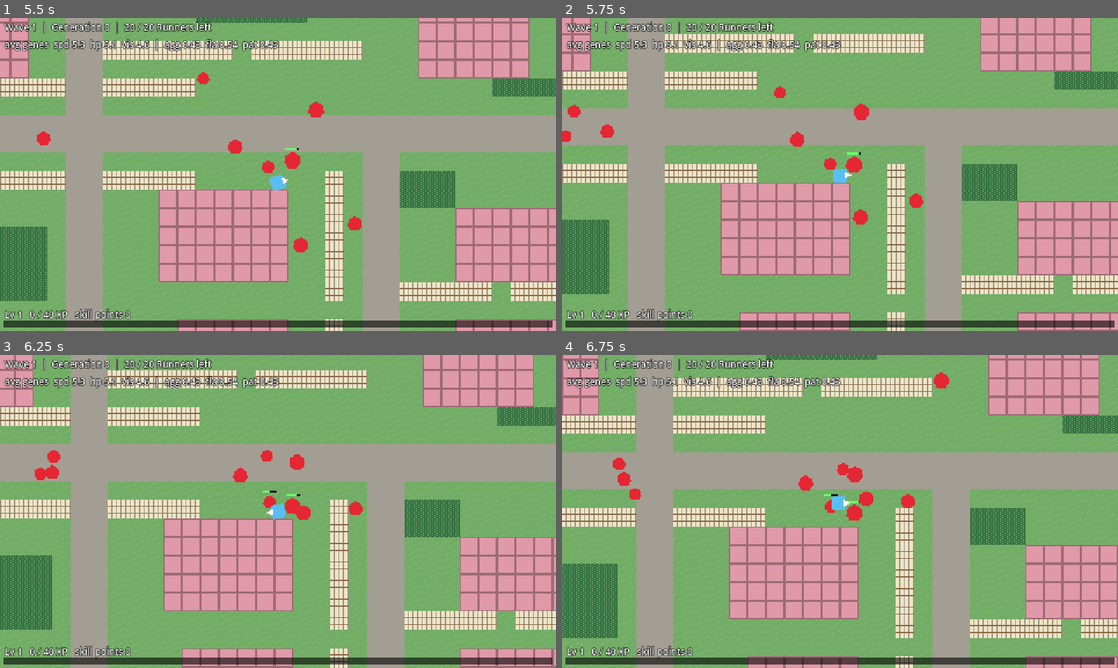
Above: before the commit, frames 1-4 (two rows, left to right).
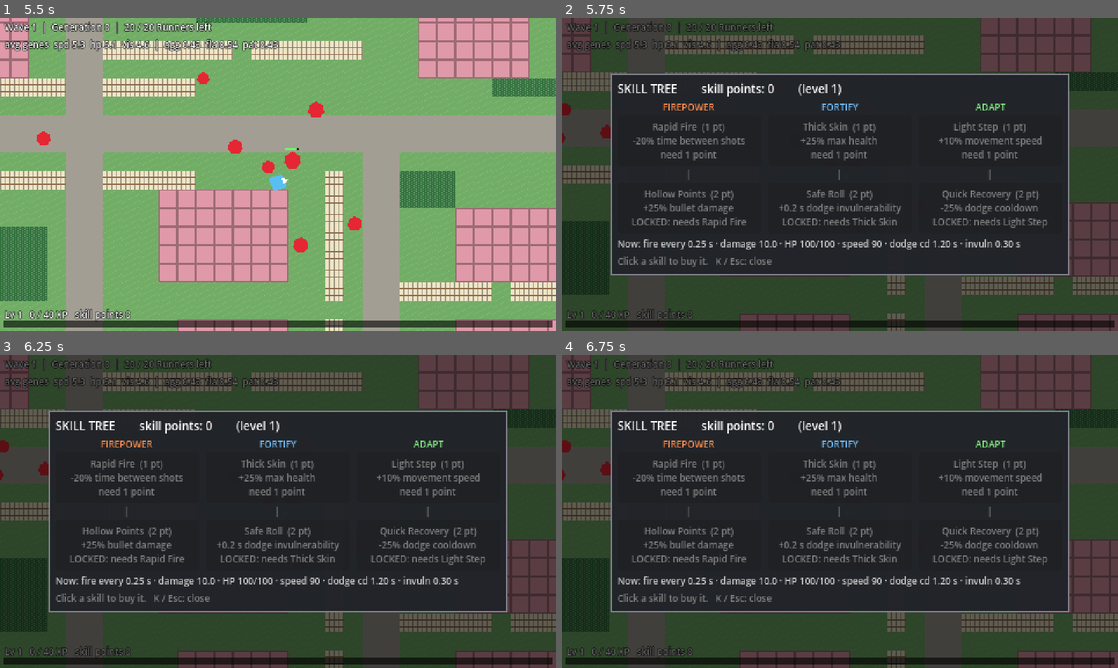
Above: after the commit, the same moments.

Repository: preritkothari16/amortia
Game: Godot game, scene res://world/main.tscn
Same seed, same stepped clock (60 frames per second), same inputs: the game is played once before the commit and once after it.
Inputs (mouse positions are in pixels of both pictures, inside the frame that each line leads up to):
- Up to frame 1 (5.5 s): tap Enter (ui_accept) at 0.5, 3.77, 3.8, 4.07 s; move the mouse to (400, 158) at 0.52 s; hold D (move_right) 0.53-1.25 s; hold Enter (ui_accept) 0.53-1.25 s; tap Space (dodge) at 0.6, 2.1 s; click (400, 158) at 0.67 s; drag from (166, 190) to (411, 143) at 1.27 s; move the mouse to (333, 105) at 2.02 s; hold D (move_right) 2.03-2.75 s; hold Enter (ui_accept) 2.03-2.75 s; drag from (250, 237) to (111, 127) at 2.77 s; move the mouse to (444, 221) at 3.52 s; hold A (move_left) 3.53-4.25 s; hold Shift 3.53-4.25 s; tap Escape (ui_cancel) at 4.15 s; drag from (111, 127) to (194, 96) at 4.27 s; move the mouse to (305, 174) at 5.02 s; hold S (move_down) from 5.03 s (still down); hold Enter (ui_accept) from 5.03 s (still down); tap Ctrl at 5.1 s; click (305, 174) at 5.17 s
- Up to frame 2 (5.75 s): keep holding S (move_down); keep holding Enter (ui_accept); tap K (skill_tree, bound only after the commit) at 5.65 s
- Up to frame 3 (6.25 s): release S (move_down) at 5.75 s; release Enter (ui_accept) at 5.75 s; tap A (move_left) at 5.75 s; drag from (194, 433) to (166, 527) at 5.77 s
- Up to frame 4 (6.75 s): tap A (move_left) at 6.5 s; move the mouse to (962, 495) at 6.52 s; hold W (move_up) from 6.53 s (still down); hold Enter (ui_accept) from 6.53 s (still down)

Frame 1 is identical in both runs. In frame 2, 100% of the frame differs, in the area x 0-100%, y 0-100%; in frame 3, 100%; in frame 4, 100%.

Commit message:
Add data-driven 6-node prototype skill tree
Two nodes each in Firepower, Fortify and Adapt, defined as SkillNode
resources in data/skills/. Each node changes one PlayerStats/WeaponStats
property; the player rebuilds its stats from the base data on purchase so
effects apply immediately. Prerequisites and point costs are enforced.
Greybox skill menu on K (pauses, works over the Wave Report). Player gets
max_health/health for the Fortify node (no damage source yet).

Co-Authored-By: Claude Opus 5.5 <noreply@anthropic.com>

Diff:
--- a/data/player_stats.tres
+++ b/data/player_stats.tres
@@ -4,6 +4,7 @@
 
 [resource]
 script = ExtResource("1_stats")
+max_health = 100.0
 move_speed = 90.0
 acceleration = 900.0
 friction = 1200.0
--- /dev/null
+++ b/data/skill_tree.tres
@@ -0,0 +1,14 @@
+[gd_resource type="Resource" script_class="SkillTree" load_steps=9 format=3]
+
+[ext_resource type="Script" path="res://entities/player/skills/skill_tree.gd" id="1_tree"]
+[ext_resource type="Script" path="res://entities/player/skills/skill_node.gd" id="8_node"]
+[ext_resource type="Resource" path="res://data/skills/rapid_fire.tres" id="2_rapid_fire"]
+[ext_resource type="Resource" path="res://data/skills/hollow_points.tres" id="3_hollow_points"]
+[ext_resource type="Resource" path="res://data/skills/thick_skin.tres" id="4_thick_skin"]
+[ext_resource type="Resource" path="res://data/skills/safe_roll.tres" id="5_safe_roll"]
+[ext_resource type="Resource" path="res://data/skills/light_step.tres" id="6_light_step"]
+[ext_resource type="Resource" path="res://data/skills/quick_recovery.tres" id="7_quick_recovery"]
+
+[resource]
+script = ExtResource("1_tree")
+nodes = Array[ExtResource("8_node")]([ExtResource("2_rapid_fire"), ExtResource("3_hollow_points"), ExtResource("4_thick_skin"), ExtResource("5_safe_roll"), ExtResource("6_light_step"), ExtResource("7_quick_recovery")])
--- /dev/null
+++ b/data/skills/hollow_points.tres
@@ -0,0 +1,17 @@
+[gd_resource type="Resource" script_class="SkillNode" format=3]
+
+[ext_resource type="Script" path="res://entities/player/skills/skill_node.gd" id="1_node"]
+
+[resource]
+script = ExtResource("1_node")
+id = &"hollow_points"
+display_name = "Hollow Points"
+description = "+25% bullet damage"
+branch = 0
+tier = 1
+cost = 2
+requires = Array[StringName]([&"rapid_fire"])
+target = 1
+property = &"damage"
+mode = 0
+amount = 1.25
--- /dev/null
+++ b/data/skills/light_step.tres
@@ -0,0 +1,17 @@
+[gd_resource type="Resource" script_class="SkillNode" format=3]
+
+[ext_resource type="Script" path="res://entities/player/skills/skill_node.gd" id="1_node"]
+
+[resource]
+script = ExtResource("1_node")
+id = &"light_step"
+display_name = "Light Step"
+description = "+10% movement speed"
+branch = 2
+tier = 0
+cost = 1
+requires = Array[StringName]([])
+target = 0
+property = &"move_speed"
+mode = 0
+amount = 1.1
--- /dev/null
+++ b/data/skills/quick_recovery.tres
@@ -0,0 +1,17 @@
+[gd_resource type="Resource" script_class="SkillNode" format=3]
+
+[ext_resource type="Script" path="res://entities/player/skills/skill_node.gd" id="1_node"]
+
+[resource]
+script = ExtResource("1_node")
+id = &"quick_recovery"
+display_name = "Quick Recovery"
+description = "-25% dodge cooldown"
+branch = 2
+tier = 1
+cost = 2
+requires = Array[StringName]([&"light_step"])
+target = 0
+property = &"dodge_cooldown"
+mode = 0
+amount = 0.75
--- /dev/null
+++ b/data/skills/rapid_fire.tres
@@ -0,0 +1,17 @@
+[gd_resource type="Resource" script_class="SkillNode" format=3]
+
+[ext_resource type="Script" path="res://entities/player/skills/skill_node.gd" id="1_node"]
+
+[resource]
+script = ExtResource("1_node")
+id = &"rapid_fire"
+display_name = "Rapid Fire"
+description = "-20% time between shots"
+branch = 0
+tier = 0
+cost = 1
+requires = Array[StringName]([])
+target = 1
+property = &"fire_cooldown"
+mode = 0
+amount = 0.8
--- /dev/null
+++ b/data/skills/safe_roll.tres
@@ -0,0 +1,17 @@
+[gd_resource type="Resource" script_class="SkillNode" format=3]
+
+[ext_resource type="Script" path="res://entities/player/skills/skill_node.gd" id="1_node"]
+
+[resource]
+script = ExtResource("1_node")
+id = &"safe_roll"
+display_name = "Safe Roll"
+description = "+0.2 s dodge invulnerability"
+branch = 1
+tier = 1
+cost = 2
+requires = Array[StringName]([&"thick_skin"])
+target = 0
+property = &"dodge_invulnerable_time"
+mode = 1
+amount = 0.2
--- /dev/null
+++ b/data/skills/thick_skin.tres
@@ -0,0 +1,17 @@
+[gd_resource type="Resource" script_class="SkillNode" format=3]
+
+[ext_resource type="Script" path="res://entities/player/skills/skill_node.gd" id="1_node"]
+
+[resource]
+script = ExtResource("1_node")
+id = &"thick_skin"
+display_name = "Thick Skin"
+description = "+25% max health"
+branch = 1
+tier = 0
+cost = 1
+requires = Array[StringName]([])
+target = 0
+property = &"max_health"
+mode = 0
+amount = 1.25
--- a/entities/player/player.gd
+++ b/entities/player/player.gd
@@ -7,11 +7,20 @@
 @export var weapon: WeaponStats
 ## XP curve and enemy XP values (data/progression.tres).
 @export var progression_settings: ProgressionSettings
+## The skill nodes the player can buy (data/skill_tree.tres).
+@export var skill_tree: SkillTree
 ## Temporary: print dodge state changes and tint the body while invulnerable.
 @export var debug_dodge: bool = true
 
 ## XP, level and skill points. Lives on the player, so it carries over between waves.
 var progression: PlayerProgression
+## Bought skill nodes. `stats` and `weapon` are rebuilt from the base data whenever this changes.
+var skills: PlayerSkills
+## Current hit points. Nothing damages the player yet.
+var health: float = 0.0
+## The untouched data resources; skills are applied to copies of these.
+var _base_stats: PlayerStats
+var _base_weapon: WeaponStats
 ## Unit vector from the player towards the mouse.
 var aim_direction: Vector2 = Vector2.RIGHT
 ## True while the dodge's invulnerability window is open. Damage code will check this.
@@ -36,6 +45,11 @@
 func _ready() -> void:
 	progression = PlayerProgression.new(progression_settings)
 	progression.leveled_up.connect(_on_leveled_up)
+	_base_stats = stats
+	_base_weapon = weapon
+	health = stats.max_health
+	skills = PlayerSkills.new(skill_tree, progression)
+	skills.changed.connect(_apply_skills)
 	EventBus.enemy_killed.connect(_on_enemy_killed)
 
 
@@ -125,6 +139,17 @@
 	EventBus.noise_emitted.emit(global_position, weapon.noise_radius)
 
 
+# --- Skills --------------------------------------------------------------------------
+
+## Rebuilds stats and weapon from the base data + every owned skill, so a purchase takes
+## effect on the next frame. Extra max health is also added to current health.
+func _apply_skills() -> void:
+	var old_max: float = stats.max_health
+	stats = skills.apply(_base_stats, SkillNode.Target.PLAYER) as PlayerStats
+	weapon = skills.apply(_base_weapon, SkillNode.Target.WEAPON) as WeaponStats
+	health = minf(health + maxf(stats.max_health - old_max, 0.0), stats.max_health)
+
+
 # --- XP ------------------------------------------------------------------------------
 
 ## Every kill gives XP; enemies with more stat points (later, more evolved waves) give a bit more.
--- a/entities/player/player.tscn
+++ b/entities/player/player.tscn
@@ -1,9 +1,10 @@
-[gd_scene load_steps=6 format=3]
+[gd_scene load_steps=7 format=3]
 
 [ext_resource type="Script" path="res://entities/player/player.gd" id="1_player"]
 [ext_resource type="Resource" path="res://data/player_stats.tres" id="2_stats"]
 [ext_resource type="Resource" path="res://data/pistol.tres" id="3_pistol"]
 [ext_resource type="Resource" path="res://data/progression.tres" id="4_progression"]
+[ext_resource type="Resource" path="res://data/skill_tree.tres" id="5_skills"]
 
 [sub_resource type="CircleShape2D" id="CircleShape2D_body"]
 radius = 6.0
@@ -16,6 +17,7 @@
 stats = ExtResource("2_stats")
 weapon = ExtResource("3_pistol")
 progression_settings = ExtResource("4_progression")
+skill_tree = ExtResource("5_skills")
 
 [node name="CollisionShape2D" type="CollisionShape2D" parent="."]
 shape = SubResource("CircleShape2D_body")
--- a/entities/player/player_stats.gd
+++ b/entities/player/player_stats.gd
@@ -2,6 +2,8 @@
 extends Resource
 ## Tuning values for the player. Edit data/player_stats.tres, not this file.
 
+## Hit points. Nothing damages the player yet; the Fortify skills already raise it.
+@export var max_health: float = 100.0
 ## Top speed in pixels per second (16 px = 1 tile).
 @export var move_speed: float = 90.0
 ## How fast the player reaches top speed, in pixels per second squared.
--- /dev/null
+++ b/entities/player/skills/player_skills.gd
@@ -0,0 +1,62 @@
+class_name PlayerSkills
+extends RefCounted
+## Which skill nodes the player owns, and the rules for buying them. Plain data so it can be
+## tested headless; points come from PlayerProgression. Lives on the Player like the XP.
+
+## Emitted after a node is unlocked. The player rebuilds its stats from this.
+signal changed()
+
+## Why a node can't be bought. OK = it can.
+enum Status { OK, OWNED, MISSING_PREREQUISITE, NOT_ENOUGH_POINTS, UNKNOWN }
+
+var tree: SkillTree
+var progression: PlayerProgression
+## Unlocked node ids, in the order they were bought.
+var unlocked: Array[StringName] = []
+
+
+func _init(p_tree: SkillTree, p_progression: PlayerProgression) -> void:
+	tree = p_tree
+	progression = p_progression
+
+
+func is_unlocked(id: StringName) -> bool:
+	return unlocked.has(id)
+
+
+## Whether `id` can be bought now, and if not, why.
+func check(id: StringName) -> Status:
+	var node: SkillNode = tree.get_node_by_id(id)
+	if node == null:
+		return Status.UNKNOWN
+	if is_unlocked(id):
+		return Status.OWNED
+	for required: StringName in node.requires:
+		if not is_unlocked(required):
+			return Status.MISSING_PREREQUISITE
+	if progression.skill_points < node.cost:
+		return Status.NOT_ENOUGH_POINTS
+	return Status.OK
+
+
+## Spends the points and unlocks the node. Returns false (and changes nothing) if not allowed.
+func unlock(id: StringName) -> bool:
+	if check(id) != Status.OK:
+		return false
+	var node: SkillNode = tree.get_node_by_id(id)
+	for i: int in node.cost:
+		progression.spend_skill_point()
+	unlocked.append(id)
+	changed.emit()
+	return true
+
+
+## Copy of `base` with every unlocked node aimed at `target` applied (in purchase order).
+## The base resource is never modified, so this can be rebuilt at any time.
+func apply(base: Resource, target: SkillNode.Target) -> Resource:
+	var result: Resource = base.duplicate()
+	for id: StringName in unlocked:
+		var node: SkillNode = tree.get_node_by_id(id)
+		if node.target == target:
+			result.set(node.property, node.apply_to(result.get(node.property)))
+	return result
--- /dev/null
+++ b/entities/player/skills/skill_node.gd
@@ -0,0 +1,35 @@
+class_name SkillNode
+extends Resource
+## One skill in the skill tree (GDD 7.3). Pure data: one .tres per node in data/skills/.
+## Its effect changes one property on the player's PlayerStats or WeaponStats, so new
+## skills that tweak an existing stat need no code.
+
+enum Branch { FIREPOWER, FORTIFY, ADAPT }
+## Which tuning resource the effect changes.
+enum Target { PLAYER, WEAPON }
+## MULTIPLY: value × amount (0.8 = −20 %). ADD: value + amount.
+enum Mode { MULTIPLY, ADD }
+
+@export var id: StringName
+@export var display_name: String = ""
+## Short effect text shown in the UI, e.g. "+25% bullet damage".
+@export var description: String = ""
+@export var branch: Branch = Branch.FIREPOWER
+## Row inside the branch (0 = first). Only used for layout.
+@export var tier: int = 0
+## Skill points it costs.
+@export var cost: int = 1
+## Ids of nodes that must be unlocked first.
+@export var requires: Array[StringName] = []
+
+@export_group("Effect")
+@export var target: Target = Target.PLAYER
+## Property name on PlayerStats / WeaponStats, e.g. &"move_speed", &"fire_cooldown".
+@export var property: StringName
+@export var mode: Mode = Mode.MULTIPLY
+@export var amount: float = 1.0
+
+
+## The property's value after this node's effect.
+func apply_to(value: float) -> float:
+	return value * amount if mode == Mode.MULTIPLY else value + amount
--- /dev/null
+++ b/entities/player/skills/skill_tree.gd
@@ -0,0 +1,19 @@
+class_name SkillTree
+extends Resource
+## All skill nodes the player can buy (data/skill_tree.tres).
+
+@export var nodes: Array[SkillNode] = []
+
+
+func get_node_by_id(id: StringName) -> SkillNode:
+	for node: SkillNode in nodes:
+		if node.id == id:
+			return node
+	return null
+
+
+## Nodes of one branch, ordered by tier.
+func branch_nodes(branch: SkillNode.Branch) -> Array[SkillNode]:
+	var result: Array[SkillNode] = nodes.filter(func(n: SkillNode) -> bool: return n.branch == branch)
+	result.sort_custom(func(a: SkillNode, b: SkillNode) -> bool: return a.tier < b.tier)
+	return result
--- a/project.godot
+++ b/project.godot
@@ -103,6 +103,11 @@
 "events": [Object(InputEventKey,"resource_local_to_scene":false,"resource_name":"","device":-1,"window_id":0,"alt_press …(195 unchanged characters)…
 ]
 }
+skill_tree={
+"deadzone": 0.2,
+"events": [Object(InputEventKey,"resource_local_to_scene":false,"resource_name":"","device":-1,"window_id":0,"alt_pressed":false,"shift_pressed":false,"ctrl_pressed":false,"meta_pressed":false,"pressed":false,"keycode":0,"physical_keycode":75,"key_label":0,"unicode":107,"location":0,"echo":false,"script":null)
+]
+}
 
 [layer_names]
 
--- /dev/null
+++ b/tests/test_player_skills.gd
@@ -0,0 +1,122 @@
+extends GutTest
+## Tests for SkillNode, SkillTree and PlayerSkills (buying rules and stat effects).
+
+var _tree: SkillTree
+var _progression: PlayerProgression
+var _skills: PlayerSkills
+
+
+func before_each() -> void:
+	_tree = load("res://data/skill_tree.tres") as SkillTree
+	_progression = PlayerProgression.new(ProgressionSettings.new())
+	_skills = PlayerSkills.new(_tree, _progression)
+
+
+func _give_points(n: int) -> void:
+	_progression.skill_points += n
+
+
+func test_data_has_two_nodes_per_branch() -> void:
+	assert_eq(_tree.nodes.size(), 6)
+	for branch: int in 3:
+		var nodes: Array[SkillNode] = _tree.branch_nodes(branch as SkillNode.Branch)
+		assert_eq(nodes.size(), 2, "branch %d" % branch)
+		assert_eq(nodes[0].tier, 0)
+		assert_eq(nodes[1].requires, [nodes[0].id] as Array[StringName], "tier 2 needs tier 1")
+
+
+func test_every_effect_targets_a_real_property() -> void:
+	var player_stats: PlayerStats = PlayerStats.new()
+	var weapon: WeaponStats = WeaponStats.new()
+	for node: SkillNode in _tree.nodes:
+		var res: Resource = player_stats if node.target == SkillNode.Target.PLAYER else weapon
+		assert_true(res.get(node.property) is float, "%s -> %s" % [node.id, node.property])
+
+
+func test_cannot_buy_without_points() -> void:
+	assert_eq(_skills.check(&"rapid_fire"), PlayerSkills.Status.NOT_ENOUGH_POINTS)
+	assert_false(_skills.unlock(&"rapid_fire"))
+	assert_false(_skills.is_unlocked(&"rapid_fire"))
+
+
+func test_buy_spends_points_and_unlocks() -> void:
+	_give_points(1)
+	watch_signals(_skills)
+	assert_eq(_skills.check(&"rapid_fire"), PlayerSkills.Status.OK)
+	assert_true(_skills.unlock(&"rapid_fire"))
+	assert_true(_skills.is_unlocked(&"rapid_fire"))
+	assert_eq(_progression.skill_points, 0)
+	assert_signal_emitted(_skills, "changed")
+
+
+func test_cannot_buy_twice() -> void:
+	_give_points(3)
+	_skills.unlock(&"rapid_fire")
+	assert_eq(_skills.check(&"rapid_fire"), PlayerSkills.Status.OWNED)
+	assert_false(_skills.unlock(&"rapid_fire"))
+	assert_eq(_progression.skill_points, 2)
+
+
+func test_prerequisite_checked_before_points() -> void:
+	_give_points(5)
+	assert_eq(_skills.check(&"hollow_points"), PlayerSkills.Status.MISSING_PREREQUISITE)
+	assert_false(_skills.unlock(&"hollow_points"))
+	assert_eq(_progression.skill_points, 5, "failed buy spends nothing")
+
+
+func test_tier_two_needs_its_full_cost() -> void:
+	_give_points(2)
+	_skills.unlock(&"rapid_fire")  # 1 left, hollow points costs 2
+	assert_eq(_skills.check(&"hollow_points"), PlayerSkills.Status.NOT_ENOUGH_POINTS)
+	_give_points(1)
+	assert_true(_skills.unlock(&"hollow_points"))
+	assert_eq(_progression.skill_points, 0)
+
+
+func test_unknown_id() -> void:
+	_give_points(1)
+	assert_eq(_skills.check(&"nope"), PlayerSkills.Status.UNKNOWN)
+	assert_false(_skills.unlock(&"nope"))
+
+
+func test_apply_never_touches_base() -> void:
+	var base: WeaponStats = WeaponStats.new()
+	_give_points(3)
+	_skills.unlock(&"rapid_fire")
+	_skills.unlock(&"hollow_points")
+	var w: WeaponStats = _skills.apply(base, SkillNode.Target.WEAPON) as WeaponStats
+	assert_almost_eq(w.fire_cooldown, 0.25 * 0.8, 0.0001)
+	assert_almost_eq(w.damage, 10.0 * 1.25, 0.0001)
+	assert_almost_eq(base.fire_cooldown, 0.25, 0.0001)
+	assert_almost_eq(base.damage, 10.0, 0.0001)
+
+
+func test_apply_only_hits_matching_target() -> void:
+	_give_points(1)
+	_skills.unlock(&"light_step")
+	var w: WeaponStats = _skills.apply(WeaponStats.new(), SkillNode.Target.WEAPON) as WeaponStats
+	var s: PlayerStats = _skills.apply(PlayerStats.new(), SkillNode.Target.PLAYER) as PlayerStats
+	assert_almost_eq(w.damage, 10.0, 0.0001)
+	assert_almost_eq(s.move_speed, 90.0 * 1.1, 0.0001)
+
+
+func test_all_six_effects() -> void:
+	_give_points(9)
+	for id: StringName in [&"rapid_fire", &"hollow_points", &"thick_skin", &"safe_roll", &"light_step", &"quick_recovery"]:
+		assert_true(_skills.unlock(id), String(id))
+	var s: PlayerStats = _skills.apply(PlayerStats.new(), SkillNode.Target.PLAYER) as PlayerStats
+	assert_almost_eq(s.max_health, 125.0, 0.0001)
+	assert_almost_eq(s.dodge_invulnerable_time, 0.5, 0.0001)
+	assert_almost_eq(s.move_speed, 99.0, 0.0001)
+	assert_almost_eq(s.dodge_cooldown, 0.9, 0.0001)
+	assert_eq(_progression.skill_points, 0)
+
+
+func test_add_mode() -> void:
+	var node: SkillNode = SkillNode.new()
+	node.mode = SkillNode.Mode.ADD
+	node.amount = 0.2
+	assert_almost_eq(node.apply_to(0.3), 0.5, 0.0001)
+	node.mode = SkillNode.Mode.MULTIPLY
+	node.amount = 0.8
+	assert_almost_eq(node.apply_to(0.25), 0.2, 0.0001)
--- a/ui/hud/xp_bar.gd
+++ b/ui/hud/xp_bar.gd
@@ -44,6 +44,8 @@
 
 	var xp_text: String = "MAX" if p.is_max_level() else "%d / %d XP" % [p.xp, p.xp_to_next()]
 	var text: String = "Lv %d   %s   skill points %d" % [p.level, xp_text, p.skill_points]
+	if p.skill_points > 0:
+		text += " (K)"
 	if flashing:
 		text += "   LEVEL UP!"
 	var baseline: Vector2 = Vector2(MARGIN, bar.position.y - 3.0)
--- /dev/null
+++ b/ui/menus/skill_tree_menu.gd
@@ -0,0 +1,155 @@
+class_name SkillTreeMenu
+extends Control
+## Greybox skill tree (GDD 7.3, prototype: 2 nodes per branch). K opens/closes it, Esc closes.
+## Pauses the game while open. Clicking an available node buys it; the player's stats update
+## at once (shown in the line at the bottom).
+
+const BRANCH_NAMES: Array[String] = ["FIREPOWER", "FORTIFY", "ADAPT"]
+const BRANCH_COLORS: Array[Color] = [Color(1.0, 0.55, 0.3), Color(0.45, 0.75, 1.0), Color(0.5, 0.9, 0.5)]
+const COLOR_OWNED: Color = Color(0.5, 0.9, 0.5)
+const COLOR_LOCKED: Color = Color(0.5, 0.5, 0.5)
+const FONT_SIZE: int = 8
+const NODE_SIZE: Vector2 = Vector2(124, 40)
+
+var player: Player
+
+var _body: VBoxContainer
+## Pause state from before the menu opened (the Wave Report may already have paused the game).
+var _was_paused: bool = false
+
+
+func _ready() -> void:
+	visible = false
+	process_mode = Node.PROCESS_MODE_ALWAYS  # must work while the game is paused
+	var backdrop: ColorRect = ColorRect.new()
+	backdrop.color = Color(0, 0, 0, 0.6)
+	backdrop.set_anchors_preset(Control.PRESET_FULL_RECT)
+	add_child(backdrop)
+	var panel: PanelContainer = PanelContainer.new()
+	var style: StyleBoxFlat = StyleBoxFlat.new()
+	style.bg_color = Color(0.13, 0.14, 0.16, 0.97)
+	style.border_color = Color(0.5, 0.5, 0.55)
+	style.set_border_width_all(1)
+	style.set_content_margin_all(6)
+	panel.add_theme_stylebox_override("panel", style)
+	panel.set_anchors_preset(Control.PRESET_CENTER)
+	add_child(panel)
+	_body = VBoxContainer.new()
+	_body.add_theme_constant_override("separation", 3)
+	panel.add_child(_body)
+	panel.resized.connect(func() -> void: panel.position = (size - panel.size) / 2.0)
+
+
+func _unhandled_input(event: InputEvent) -> void:
+	if event.is_action_pressed("skill_tree"):
+		get_viewport().set_input_as_handled()
+		close() if visible else open()
+	elif visible and event.is_action_pressed("ui_cancel"):
+		get_viewport().set_input_as_handled()
+		close()
+	elif visible and event.is_action_pressed("ui_accept"):
+		# Don't let Enter/Space reach the Wave Report's Continue underneath.
+		get_viewport().set_input_as_handled()
+
+
+func open() -> void:
+	if player == null or visible:
+		return
+	_was_paused = get_tree().paused
+	get_tree().paused = true
+	get_viewport().gui_release_focus()
+	_build()
+	visible = true
+
+
+func close() -> void:
+	if not visible:
+		return
+	visible = false
+	get_tree().paused = _was_paused
+
+
+func _buy(id: StringName) -> void:
+	if player.skills.unlock(id):
+		print("[Skills] bought %s -> %s" % [id, _stats_text()])
+	_build()
+
+
+# --- Building the menu ---------------------------------------------------------------
+
+func _build() -> void:
+	for child: Node in _body.get_children():
+		_body.remove_child(child)
+		child.queue_free()
+	var skills: PlayerSkills = player.skills
+	_add_label(_body, "SKILL TREE        skill points: %d        (level %d)" % [
+		skills.progression.skill_points, skills.progression.level], 10, Color.WHITE)
+
+	var columns: HBoxContainer = HBoxContainer.new()
+	columns.add_theme_constant_override("separation", 6)
+	_body.add_child(columns)
+	for branch: int in BRANCH_NAMES.size():
+		var column: VBoxContainer = VBoxContainer.new()
+		column.add_theme_constant_override("separation", 1)
+		columns.add_child(column)
+		_add_label(column, BRANCH_NAMES[branch], FONT_SIZE, BRANCH_COLORS[branch], HORIZONTAL_ALIGNMENT_CENTER)
+		var nodes: Array[SkillNode] = skills.tree.branch_nodes(branch as SkillNode.Branch)
+		for i: int in nodes.size():
+			if i > 0:
+				_add_label(column, "|", FONT_SIZE, COLOR_LOCKED, HORIZONTAL_ALIGNMENT_CENTER)
+			column.add_child(_node_button(nodes[i]))
+
+	_add_label(_body, "Now: " + _stats_text(), FONT_SIZE, Color(0.8, 0.8, 0.8))
+	_add_label(_body, "Click a skill to buy it.   K / Esc: close", FONT_SIZE, COLOR_LOCKED)
+
+
+func _node_button(node: SkillNode) -> Button:
+	var status: PlayerSkills.Status = player.skills.check(node.id)
+	var state: String
+	var color: Color = Color.WHITE
+	match status:
+		PlayerSkills.Status.OWNED:
+			state = "OWNED"
+			color = COLOR_OWNED
+		PlayerSkills.Status.OK:
+			state = "click to buy"
+		PlayerSkills.Status.MISSING_PREREQUISITE:
+			state = "LOCKED: needs " + ", ".join(node.requires.map(_node_name))
+			color = COLOR_LOCKED
+		PlayerSkills.Status.NOT_ENOUGH_POINTS:
+			state = "need %d point%s" % [node.cost, "" if node.cost == 1 else "s"]
+			color = COLOR_LOCKED
+	var button: Button = Button.new()
+	button.text = "%s  (%d pt)\n%s\n%s" % [node.display_name, node.cost, node.description, state]
+	button.custom_minimum_size = NODE_SIZE
+	button.focus_mode = Control.FOCUS_NONE
+	button.add_theme_font_size_override("font_size", FONT_SIZE)
+	button.add_theme_color_override("font_color", color)
+	button.add_theme_color_override("font_disabled_color", color)
+	button.disabled = status != PlayerSkills.Status.OK
+	button.pressed.connect(_buy.bind(node.id))
+	return button
+
+
+func _node_name(id: StringName) -> String:
+	var node: SkillNode = player.skills.tree.get_node_by_id(id)
+	return node.display_name if node != null else String(id)
+
+
+## The stats the skills can change, as they are right now.
+func _stats_text() -> String:
+	var s: PlayerStats = player.stats
+	var w: WeaponStats = player.weapon
+	return "fire every %.2f s · damage %.1f · HP %.0f/%.0f · speed %.0f · dodge cd %.2f s · invuln %.2f s" % [
+		w.fire_cooldown, w.damage, player.health, s.max_health, s.move_speed,
+		s.dodge_cooldown, s.dodge_invulnerable_time]
+
+
+func _add_label(parent: Control, text: String, font_size: int, color: Color,
+		align: HorizontalAlignment = HORIZONTAL_ALIGNMENT_LEFT) -> void:
+	var l: Label = Label.new()
+	l.text = text
+	l.horizontal_alignment = align
+	l.add_theme_font_size_override("font_size", font_size)
+	l.add_theme_color_override("font_color", color)
+	parent.add_child(l)
--- a/world/main.gd
+++ b/world/main.gd
@@ -29,6 +29,7 @@
 @onready var _wave_hud: WaveHud = $HUD/WaveHud
 @onready var _wave_report: WaveReport = $HUD/WaveReport
 @onready var _xp_bar: XpBar = $HUD/XpBar
+@onready var _skill_menu: SkillTreeMenu = $HUD/SkillTreeMenu
 
 
 func _ready() -> void:
@@ -46,6 +47,7 @@
 	_wave_hud.wave_manager = _wave_manager
 	_wave_report.wave_manager = _wave_manager
 	_xp_bar.progression = _player.progression
+	_skill_menu.player = _player
 
 	_player.global_position = _map.get_player_spawn()
 	var bounds: Rect2 = _map.get_world_rect()
--- a/world/main.tscn
+++ b/world/main.tscn
@@ -18,6 +18,7 @@
 [ext_resource type="Script" path="res://ui/hud/wave_hud.gd" id="16_hud"]
 [ext_resource type="Script" path="res://ui/menus/wave_report.gd" id="17_report"]
 [ext_resource type="Script" path="res://ui/hud/xp_bar.gd" id="18_xp_bar"]
+[ext_resource type="Script" path="res://ui/menus/skill_tree_menu.gd" id="19_skills"]
 
 [node name="Main" type="Node2D"]
 script = ExtResource("1_main")
@@ -81,3 +82,13 @@
 grow_horizontal = 2
 grow_vertical = 2
 script = ExtResource("17_report")
+
+[node name="SkillTreeMenu" type="Control" parent="HUD"]
+process_mode = 3
+layout_mode = 3
+anchors_preset = 15
+anchor_right = 1.0
+anchor_bottom = 1.0
+grow_horizontal = 2
+grow_vertical = 2
+script = ExtResource("19_skills")
Not shown, added: entities/player/skills/player_skills.gd.uid
Not shown, added: entities/player/skills/skill_node.gd.uid
Not shown, added: entities/player/skills/skill_tree.gd.uid
Not shown, added: tests/test_player_skills.gd.uid
Not shown, added: ui/menus/skill_tree_menu.gd.uid
Not shown: 1 places in world/main.tscn that only renumber resources
Not shown, changed: HANDOFF.md
